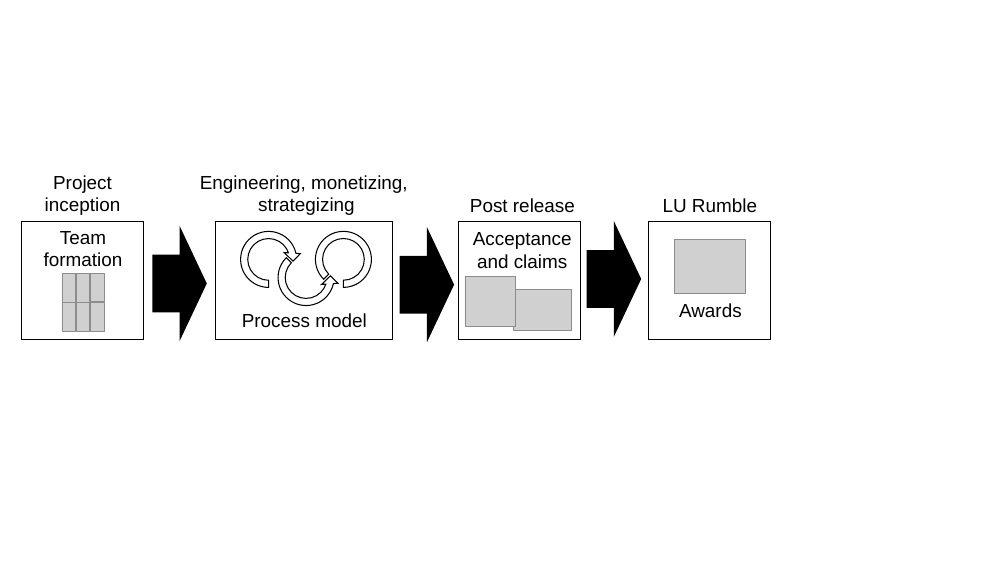
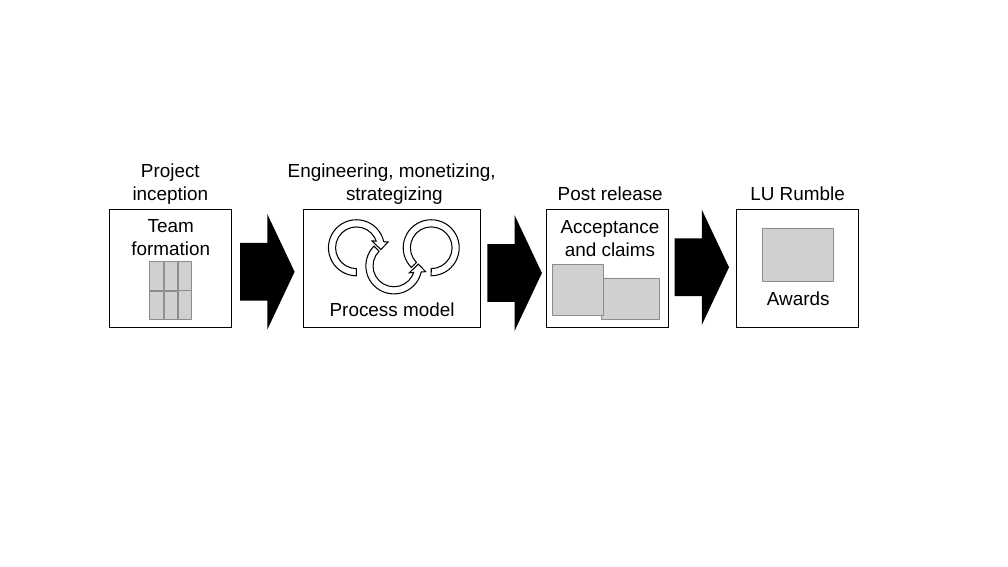
Before and after one commit to lunduniversity/introsofteng, a slide deck: slide 3 of project-rumble/figures/etsa02_figures.pptx (slide 2 before the commit). Drawn at 1008x567 pixels with LibreOffice and Linux fonts; fonts in the diff are those of the drawing; grey boxes stand for pictures. Boxes give left, top, right and bottom in pixels: in the first picture for what was removed or moved away, otherwise in the second. Text is boxed around its words. In the diff, an @@ line names an element or a change of style, - is before the commit and + after.

```diff
--- a/project-rumble/figures/etsa02_figures.pptx
+++ b/project-rumble/figures/etsa02_figures.pptx
@@ 1 text, 1 right arrow, 1 rectangle: place and size @@
-1 text, 1 right arrow, 1 rectangle at box(44, 222, 771, 340)
+1 text, 1 right arrow, 1 rectangle at box(131, 209, 858, 327)
@@ 6 pictures, 6 texts, 3 rectangles, 2 right arrows, 1 circular arrow, 1 arch (boxed as its full ring): place and size @@
-6 pictures, 6 texts, 3 rectangles, 2 right arrows, 1 circular arrow, 1 arch (boxed as its full ring) at box(21, 175, 757, 343)
+6 pictures, 6 texts, 3 rectangles, 2 right arrows, 1 circular arrow, 1 arch (boxed as its full ring) at box(110, 163, 845, 331)
@@ 3 pictures, 1 left circular arrow: place and size @@
-3 pictures, 1 left circular arrow at box(91, 240, 746, 331)
+3 pictures, 1 left circular arrow at box(178, 228, 833, 320)
@@ text "Process model": place and size @@
-text "Process model" at box(242, 313, 366, 328)
+text "Process model" at box(330, 302, 454, 317)
```
Also in this commit, not shown: 1 other slide changed, 1 slide added, 3 other files.
